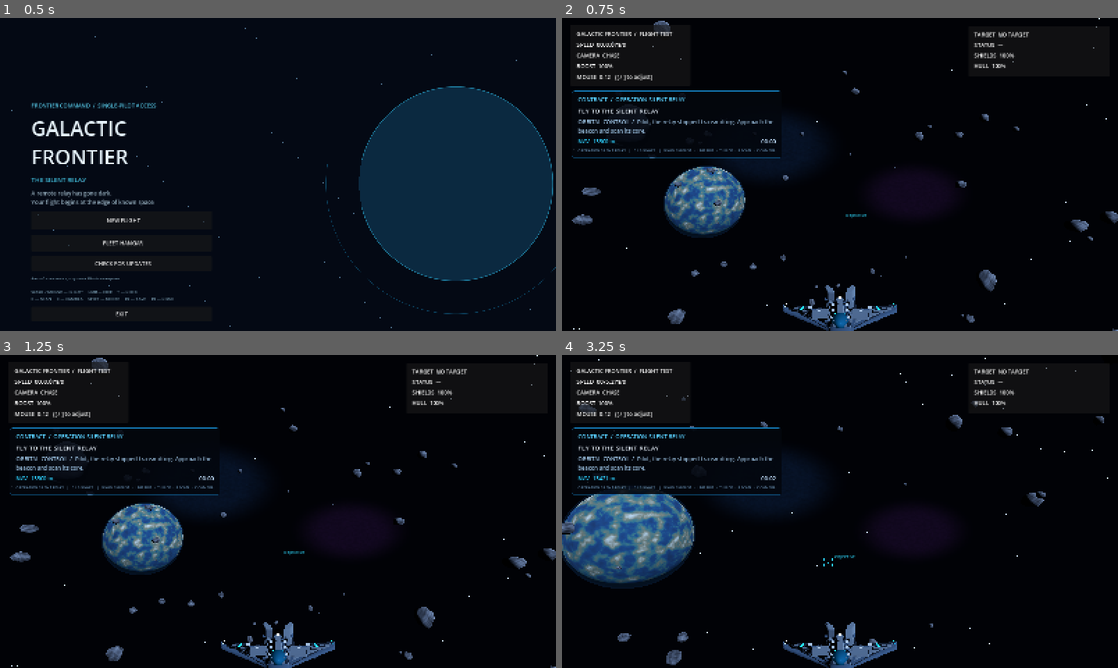
Above: before the commit, frames 1-4 (two rows, left to right).
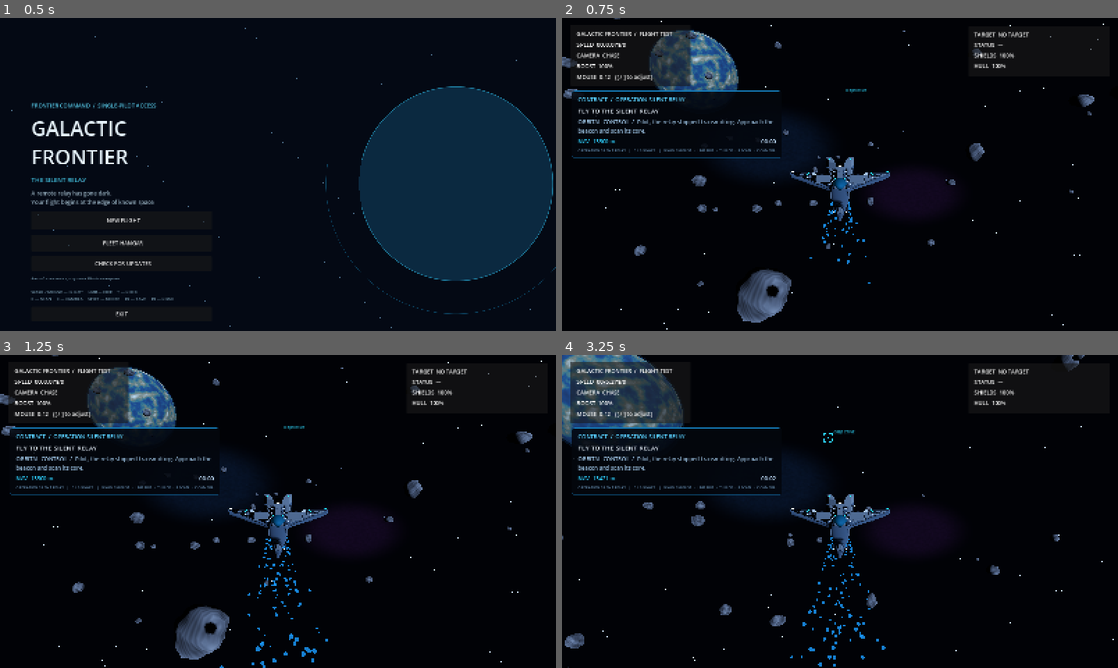
Above: after the commit, the same moments.

Repository: valdissor1990-ui/GALACTIC-FRONTIER
Game: Godot game, scene res://scenes/bootstrap/main.tscn
Same seed, same stepped clock (60 frames per second), same inputs: the game is played once before the commit and once after it.
Inputs (mouse positions are in pixels of both pictures, inside the frame that each line leads up to):
- Up to frame 1 (0.5 s): no input
- Up to frame 2 (0.75 s): click "NEW FLIGHT" at 0.5 s
- Up to frame 3 (1.25 s): no input
- Up to frame 4 (3.25 s): tap Enter at 1.25 s; move the mouse to (867, 511) at 1.27 s; hold Shift (boost) 1.28-2.03 s; hold W (move_forward) from 1.28 s (still down); move the mouse to (812, 511) at 2.02 s; click (812, 511) at 2.1 s; move the mouse to (851, 505) at 2.77 s; hold F (scan) from 2.78 s (still down)

Frame 1 is identical in both runs. In frame 2, 10% of the frame differs, in the area x 0-100%, y 0-100%; in frame 3, 11%; in frame 4, 14%.

Commit message:
Aim chase camera at player ship instead of above it

Diff:
--- a/scenes/flight/visual_flight.tscn
+++ b/scenes/flight/visual_flight.tscn
@@ -39,7 +39,7 @@
 
 [node name="ChaseCamera" parent="PlayerShip/CameraRig"]
 position = Vector3(0, 2.35, 6.6)
-rotation_degrees = Vector3(11, 0, 0)
+rotation_degrees = Vector3(-18, 0, 0)
 fov = 66.0
 
 [node name="CockpitCamera" parent="PlayerShip/CameraRig"]
